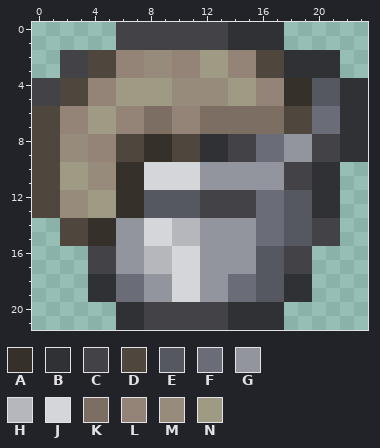
Edited in one commit: pixel-art sprite (Resources/Textures/Items/Placeable/TarBucket.png). The first picture shows the starting point.
The file is 24x22 pixels. Pixels under 10% opacity are left out. Colours within 5 levels of each other are drawn and written as one.
Palette (. is transparent): A #36302b  B #303134  C #424247  D #4f463e  E #565861  F #6a6c78  G #93959e  H #b5b7bd  J #d5d6da  K #7c6e63  L #948477  M #978c7b  N #9f9a84
Pixels before, first column x 0:
 0 ......CCCCCCCCBBBB......
 1 ......CCCCCCCCBBBB......
 2 ..CCDDLLMMLLNNLLDDBBBB..
 3 ..CCDDLLMMLLNNLLDDBBBB..
 4 CCDDLLNNNNMMMMNNLLAAEEBB
 5 CCDDLLNNNNMMMMNNLLAAEEBB
 6 DDLLNNLLKKLLKKKKKKDDFFBB
 7 DDLLNNLLKKLLKKKKKKDDFFBB
 8 DDMMLLDDAADDBBCCFFGGCCBB
 9 DDMMLLDDAADDBBCCFFGGCCBB
10 DDNNMMAAJJJJGGGGGGCCBB..
11 DDNNMMAAJJJJGGGGGGCCBB..
12 DDMMNNAAEEEECCCCFFEEBB..
13 DDMMNNAAEEEECCCCFFEEBB..
14 ..DDAAGGJJHHGGGGFFEECC..
15 ..DDAAGGJJHHGGGGFFEECC..
16 ....CCGGHHJJGGGGEECC....
17 ....CCGGHHJJGGGGEECC....
18 ....BBFFGGJJGGFFEEBB....
19 ....BBFFGGJJGGFFEEBB....
20 ......BBCCCCCCBBBB......
21 ......BBCCCCCCBBBB......
After:
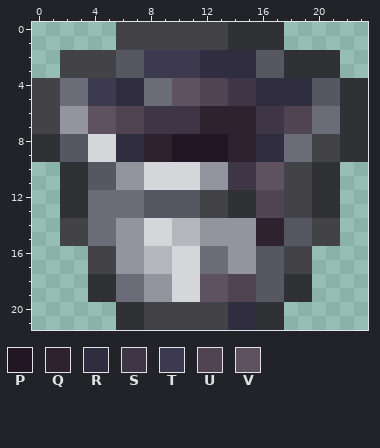
Colours new in this view: P #231624  Q #2e222f  R #312d40  S #3e3546  T #3d394e  U #504453  V #5e5261
Diff:
The edit turns colour C into colour B in rows 12 to 13 at x 14 to 15.
The edit turns colour D into colour B in rows 8 to 9 at x 0 to 1.
The edit turns colour M into colour B in rows 12 to 13 at x 2 to 3.
The edit turns colour N into colour B in rows 10 to 11 at x 2 to 3.
The edit turns colour D into colour C in rows 2 to 3 at x 4 to 5; in rows 6 to 7 at x 0 to 1; in rows 14 to 15 at x 2 to 3.
The edit turns colour E into colour C in rows 12 to 13 at x 18 to 19.
The edit turns colour D into colour E in rows 2 to 3 at x 16 to 17.
The edit turns colour L into colour E in rows 2 to 3 at x 6 to 7.
The edit turns colour M into colour E in rows 8 to 9 at x 2 to 3; in rows 10 to 11 at x 4 to 5.
The edit turns colour A into colour F in rows 12 to 13 at x 6 to 7; in rows 14 to 15 at x 4 to 5.
The edit turns colour D into colour F in rows 4 to 5 at x 2 to 3.
The edit turns colour G into colour F in rows 8 to 9 at x 18 to 19; in rows 16 to 17 at x 12 to 13.
The edit turns colour N into colour F in rows 4 to 5 at x 8 to 9; in rows 12 to 13 at x 4 to 5.
The edit turns colour A into colour G in rows 10 to 11 at x 6 to 7.
The edit turns colour L into colour G in rows 6 to 7 at x 2 to 3.
The edit turns colour L into colour J in rows 8 to 9 at x 4 to 5.
The edit turns colour B into colour P in rows 8 to 9 at x 12 to 13.
The edit turns colour D into colour P in rows 8 to 9 at x 10 to 11.
The edit turns colour A into colour Q in rows 8 to 9 at x 8 to 9.
The edit turns colour C into colour Q in rows 8 to 9 at x 14 to 15.
The edit turns colour F into colour Q in rows 14 to 15 at x 16 to 17.
The edit turns colour K into colour Q in rows 6 to 7 at x 12 to 15.
The edit turns colour A into colour R in rows 4 to 5 at x 18 to 19.
The edit turns colour B into colour R in rows 20 to 21 at x 14 to 15.
The edit turns colour D into colour R in rows 8 to 9 at x 6 to 7.
The edit turns colour F into colour R in rows 8 to 9 at x 16 to 17.
The edit turns colour L into colour R in rows 2 to 3 at x 14 to 15; in rows 4 to 5 at x 16 to 17.
The edit turns colour N into colour R in rows 2 to 3 at x 12 to 13; in rows 4 to 5 at x 6 to 7.
The edit turns colour G into colour S in rows 10 to 11 at x 14 to 15.
The edit turns colour K into colour S in rows 6 to 7 at x 8 to 9 and 16 to 17.
The edit turns colour L into colour S in rows 6 to 7 at x 10 to 11.
The edit turns colour N into colour S in rows 4 to 5 at x 14 to 15.
The edit turns colour L into colour T in rows 2 to 3 at x 10 to 11; in rows 4 to 5 at x 4 to 5.
The edit turns colour M into colour T in rows 2 to 3 at x 8 to 9.
The edit turns colour D into colour U in rows 6 to 7 at x 18 to 19.
The edit turns colour F into colour U in rows 12 to 13 at x 16 to 17; in rows 18 to 19 at x 14 to 15.
The edit turns colour L into colour U in rows 6 to 7 at x 6 to 7.
The edit turns colour M into colour U in rows 4 to 5 at x 12 to 13.
The edit turns colour G into colour V in rows 10 to 11 at x 16 to 17; in rows 18 to 19 at x 12 to 13.
The edit turns colour M into colour V in rows 4 to 5 at x 10 to 11.
The edit turns colour N into colour V in rows 6 to 7 at x 4 to 5.
The edit erases colour D in rows 10 to 13 at x 0 to 1.
